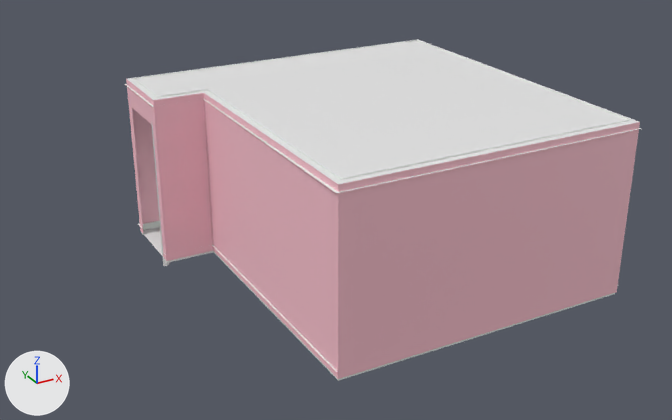
The FBX model Assets/_Art/Placeholders/TempRoom.fbx as it was, and as the next commit left it.
Camera for both pictures: a 50 mm lens placed at (-6.14, -10.04, 6.05), pointed at (-0.53, 0.16, 0.95). Every picture has the same lights, and +X, +Y and +Z are marked at lower left. Where no turn or scale is listed for an object, it has been applied to the vertices. Vertices at the same position are counted once.

Objects in the first picture: 'CeilingTrim', 'Door', 'FloorTrim', 'Room'.
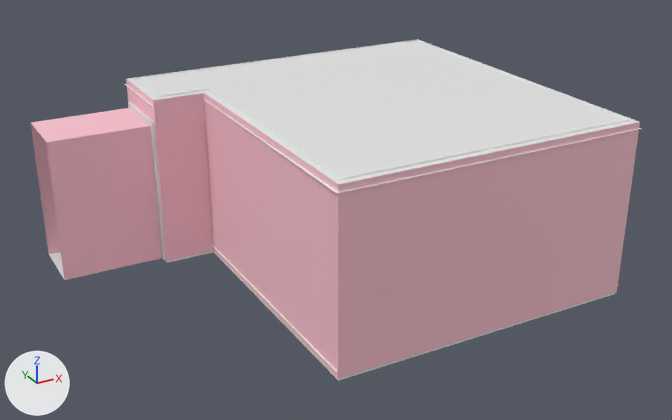
Pixel boxes [x1, y1, x2, y2] of what changed, in the pictures (672 x 420 px):
'Room', reshaped (18% wider): before [126, 39, 640, 379]; after [31, 39, 640, 379]
'DoorTrim', added: after [128, 102, 165, 260]
'Door', reshaped, moved, turned, rescaled (not visible afterwards): before [151, 122, 170, 266]
part 1 of me_cube, added: after [31, 108, 162, 280]
part 2 of me_cube_010, built on: before [151, 122, 170, 266]

The change in detail:
Material 'Default2' (mat_default2) is new.
Its base color is (0.8, 0.8, 0.8) (white #e7e7e7).
me_cube has 68 vertices, 63 faces and spans x -2.5..2.5, y -2.17..2.83, z -1.2..1.2.
me_cube is used by ob_room; location (0.0, 0.0, 1.2).
Verts and faces of me_cube; kept vertices keep their numbers, new ones are numbered from 68.
Before the commit, vertices of me_cube: 6 (-2.5, 2.68, -1.2) at pixel (143, 233), 10 (-2.5, 1.75, -1.2) at pixel (163, 257), 25 (-2.5, 2.68, 0.81) at pixel (131, 107), 26 (-2.5, 1.75, 0.81) at pixel (152, 125), 56 (-2.5, 2.68, -0.66) at pixel (140, 201).
Before the commit, vertices of me_cube: 57 (-2.5, 1.75, -0.66) at pixel (160, 224).
Part 1, on me_cube:
New vertices 68 to 73 stand at vertices 6, 10, 25, 26, 56, 57, in that order, plus (-1.43, 0.0, 0.0).
New faces: (26, 57, 73, 71), (6, 56, 72, 68), (25, 70, 72, 56), (10, 69, 73, 57), (25, 26, 71, 70) (mat_pinkdrywall (pink #fec5d1)).
New faces: (6, 68, 69, 10) (mat_material (white #e7e7e7)).
me_cube_010 is used by ob_door; location (-2.17, 2.13, 0.96); rotation (0.0, 0.0, -0.692), in degrees (0, 0, -40); scale (0.0309, 0.485, 1.1).
me_cube_010 had 8 vertices, 6 faces and spanned x -1.0..1.0, y -1.0..1.0, z -1.0..1.0.
me_cube_010 now has 186 vertices, 230 faces and spans x -0.05..0.09, y 0.0..0.86, z 0.0..1.99.
me_cube_010 part 2: 8 vertices removed from x -1.0..1.0, y -1.0..1.0, z -1.0..1.0; 186 vertices added at x -0.05..0.09, y 0.0..0.86, z 0.0..1.99.
me_cube_010 part 3: the surface is now shaded smooth.
me_cube_010 now uses material mat_trim (white #eef2ec).
me_cube_010 now uses material mat_default2 (white #e7e7e7).
Mesh me_plane_004 is new.
It has 30 vertices, 27 faces and spans x -0.06..0.0, y -0.54..0.54, z -1.0..1.08.
Object 'Door' (ob_door) turns from (0, 0, -40) to (0, 0, 0) degrees about x, y and z.
Object 'Door' (ob_door) is rescaled from (0.0309, 0.485, 1.1) to (1.0, 1.0, 1.0).
Object 'Door' (ob_door) moves from (-2.17, 2.13, 0.96) to (-2.49, 1.78, 0.0).
Object 'DoorTrim' (ob_doortrim) is new; it shows me_plane_004.
Its location is (-2.47, 2.22, 1.0).
